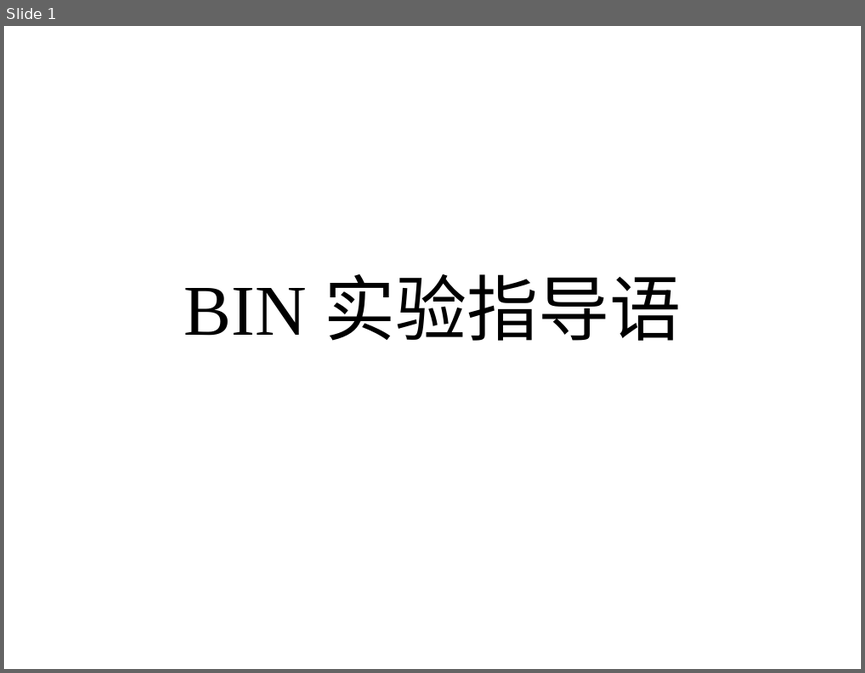
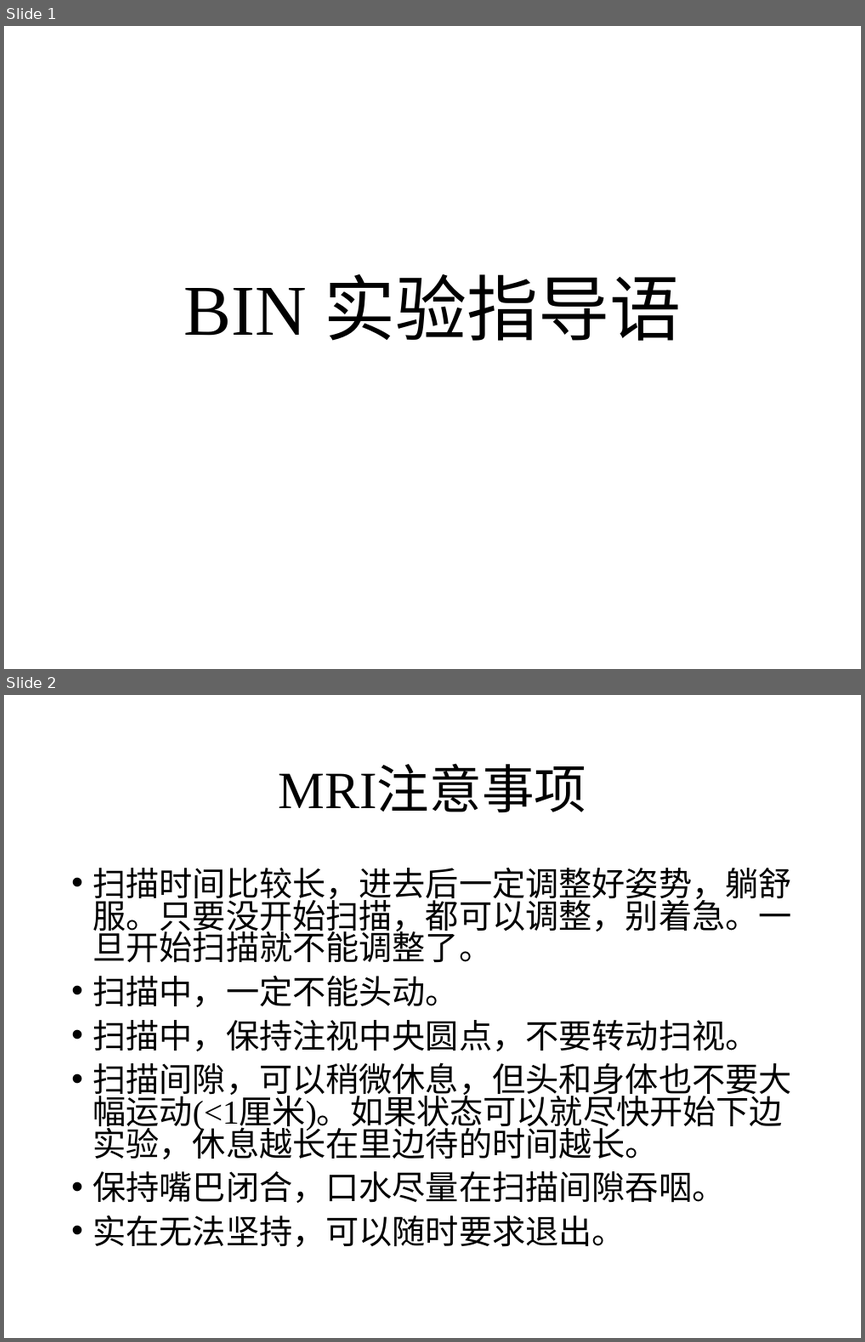
Before and after one commit to Yuxuan-Dai-psycho/NaturalVisionProject, a slide deck: instruction/instruction.pptx. Shown one above the other, each under a label of ours: slide 1 before the commit, slides 1 and 2 after it. The pictures are 865x673 and 865x1342 pixels, drawn with LibreOffice and Linux fonts; fonts in the diff are those of the drawing. Boxes give left, top, right and bottom in pixels: in the first picture for what was removed or moved away, otherwise in the second. Text is boxed around its words. In the diff, an @@ line names an element or a change of style, - is before the commit and + after.

Commit message:
NF：outer scanner instruction

```diff
--- a/instruction/instruction.pptx
+++ b/instruction/instruction.pptx
@@ slide 2 added at box(4, 695, 861, 1338), background #FFFFFF @@
@@ title added at box(278, 766, 586, 812), 44 pt, text #000000 @@
+MRI注意事项
@@ text added at box(93, 868, 792, 1247), 28 pt, text #000000 @@
+• 扫描时间比较长，进去后一定调整好姿势，躺舒服。只要没开始扫描，都可以调整，别着急。一旦开始扫描就不能调整了。
+• 扫描中，一定不能头动。
+• 扫描中，保持注视中央圆点，不要转动扫视。
+• 扫描间隙，可以稍微休息，但头和身体也不要大幅运动(<1厘米)。如果状态可以就尽快开始下边实验，休息越长在里边待的时间越长。
+• 保持嘴巴闭合，口水尽量在扫描间隙吞咽。
+• 实在无法坚持，可以随时要求退出。
```
